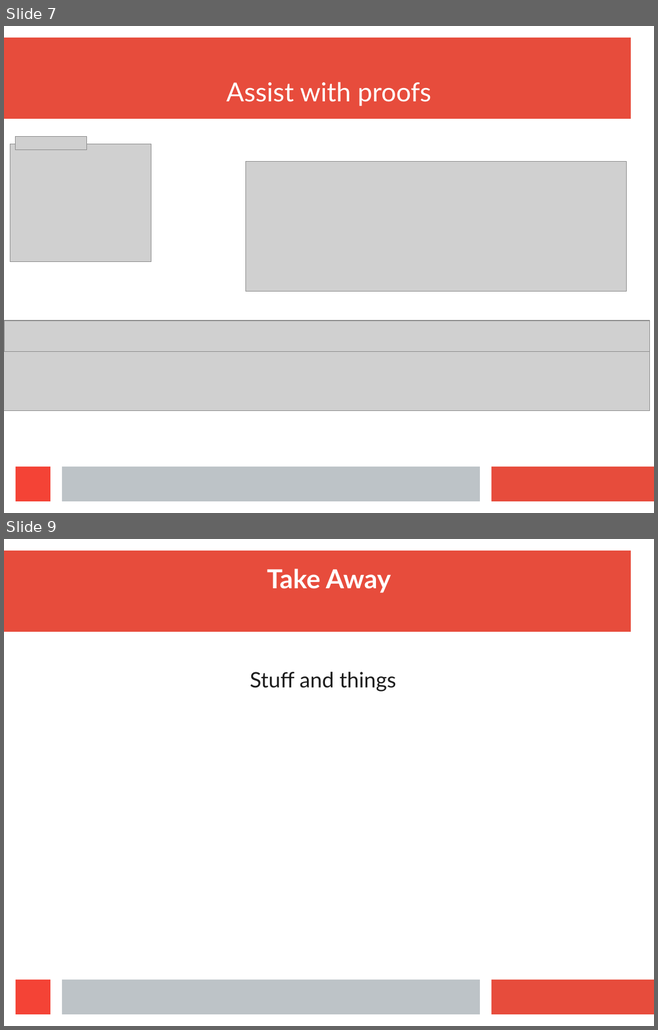
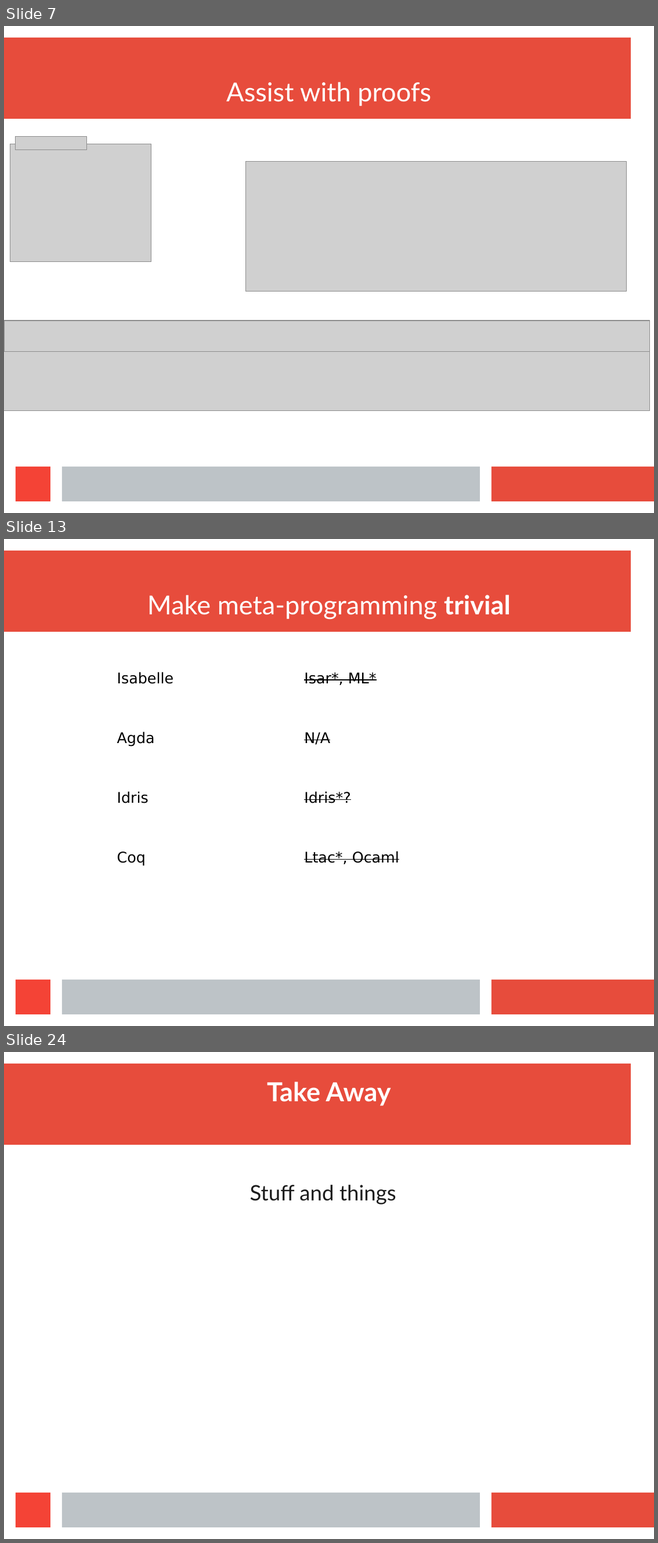
Before and after one commit to wilbowma/cur, a slide deck: hope-2016/slides.odp. Shown one above the other, each under a label of ours: slides 7 and 9 before the commit, slides 7, 13 and 24 after it; the slides between them are not shown. The pictures are 658x1030 and 658x1543 pixels, drawn with LibreOffice and Linux fonts; fonts in the diff are those of the drawing; grey boxes stand for pictures. Boxes give left, top, right and bottom in pixels: in the first picture for what was removed or moved away, otherwise in the second. Text is boxed around its words. In the diff, an @@ line names an element or a change of style, - is before the commit and + after.

```diff
--- a/hope-2016/slides.odp
+++ b/hope-2016/slides.odp
@@ slide 13 added at [4,539,654,1026], background #FFFFFF; not listed: 4 template elements that a slide beside it also shows @@
@@ title added at [147,595,510,620], 32 pt, text #FFFFFF @@
+Make meta-programming trivial
@@ table added at [111,667,486,906], 4 rows, 2 columns @@
+Isabelle | Isar*, ML*
+Agda | N/A
+Idris | Idris*?
+Coq | Ltac*, Ocaml
@@ what was slide 9 is now slide 24 @@
```
Also in this commit, not shown: 1 slide changed, 14 other slides added.
